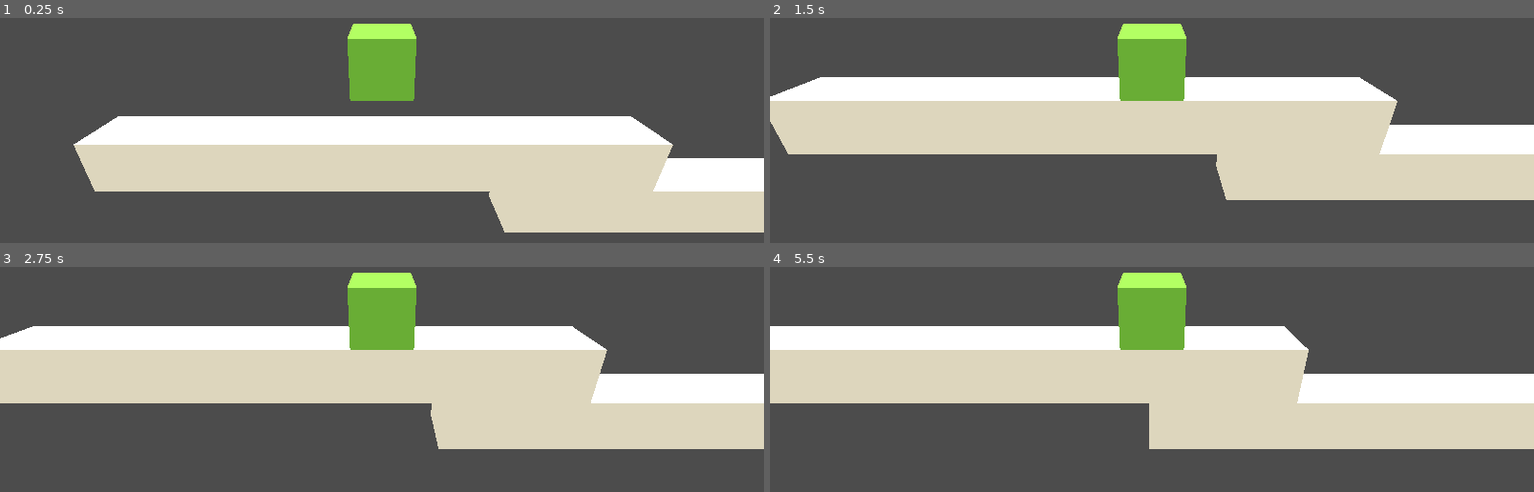
Above: before the commit, frames 1-4 (two rows, left to right).
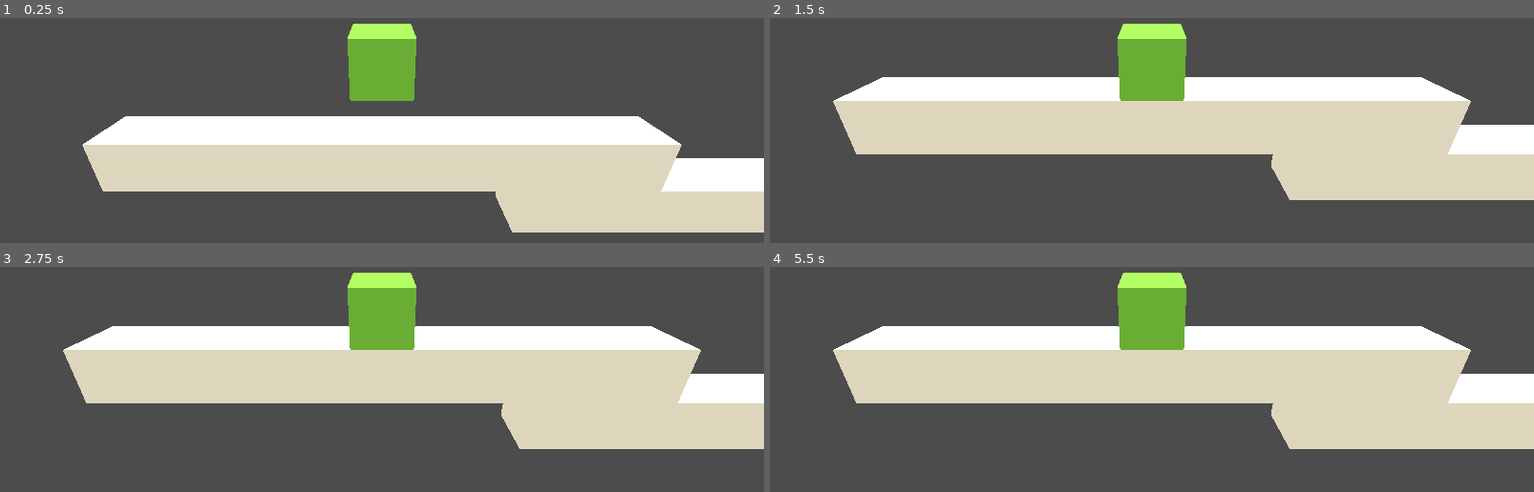
Above: after the commit, the same moments.

Repository: adngdb/ldjam45
Game: Godot game, scene res://Scenes/Main.tscn
Same seed, same stepped clock (60 frames per second), same inputs: the game is played once before the commit and once after it.
Inputs:
- Up to frame 1 (0.25 s): no input
- Up to frame 2 (1.5 s): no input
- Up to frame 3 (2.75 s): tap Enter at 2 s
- Up to frame 4 (5.5 s): no input

The runs differ from the first frame. In frame 1, 0.9% of the frame differs, in the area x 9-90%, y 43-96%; in frame 2, 7.8%; in frame 3, 9.4%; in frame 4, 14%, in the area x 0-92%, y 26-81%.

Commit message:
Add State singleton

Diff:
--- a/Scripts/Player.gd
+++ b/Scripts/Player.gd
@@ -3,4 +3,5 @@
 export var force: float
 
 func _physics_process(delta):
-	add_central_force(Vector3(force, 0, 0))
+	if not State.rules_active.has(State.NOTHING_MOVES):
+		add_central_force(Vector3(force, 0, 0))
--- /dev/null
+++ b/Scripts/State.gd
@@ -0,0 +1,8 @@
+extends Node
+
+enum {
+	NOTHING_MOVES,
+}
+
+var rules_available = [NOTHING_MOVES]
+var rules_active = [NOTHING_MOVES]
--- a/project.godot
+++ b/project.godot
@@ -18,6 +18,10 @@
 config/name="LD45"
 run/main_scene="res://Scenes/Main.tscn"
 
+[autoload]
+
+State="*res://Scripts/State.gd"
+
 [rendering]
 
 quality/driver/driver_name="GLES2"
